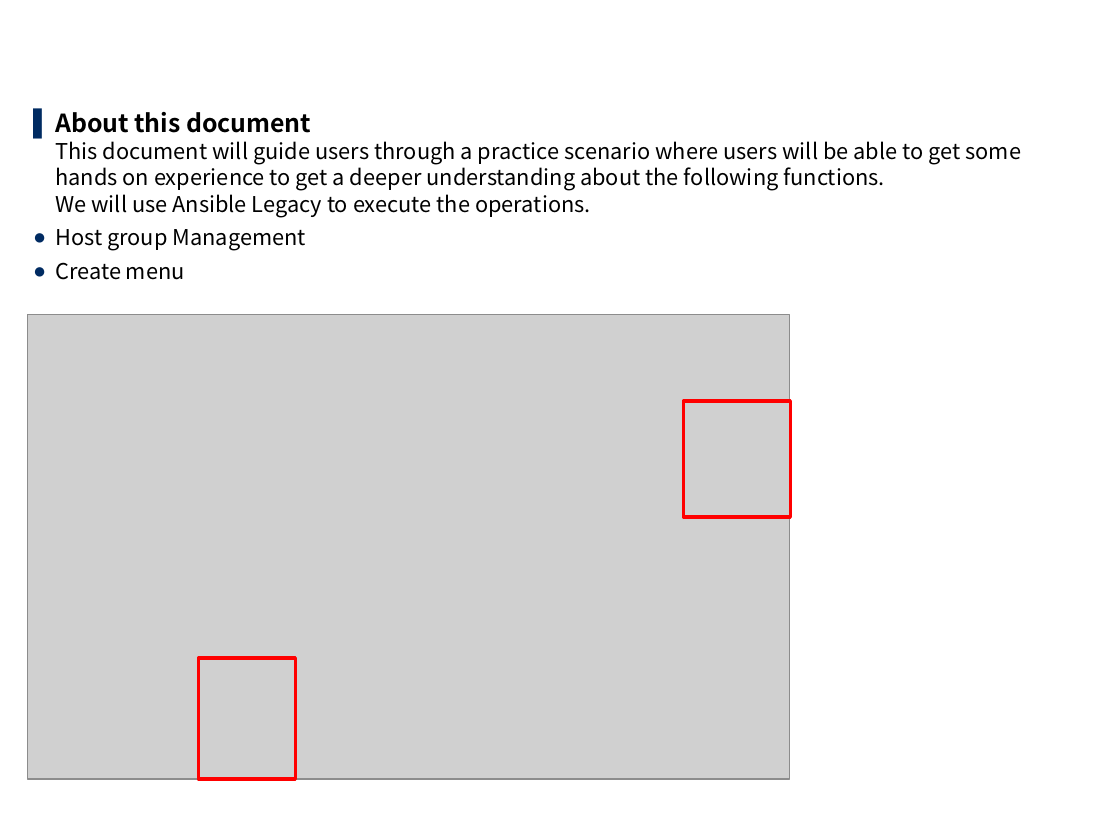
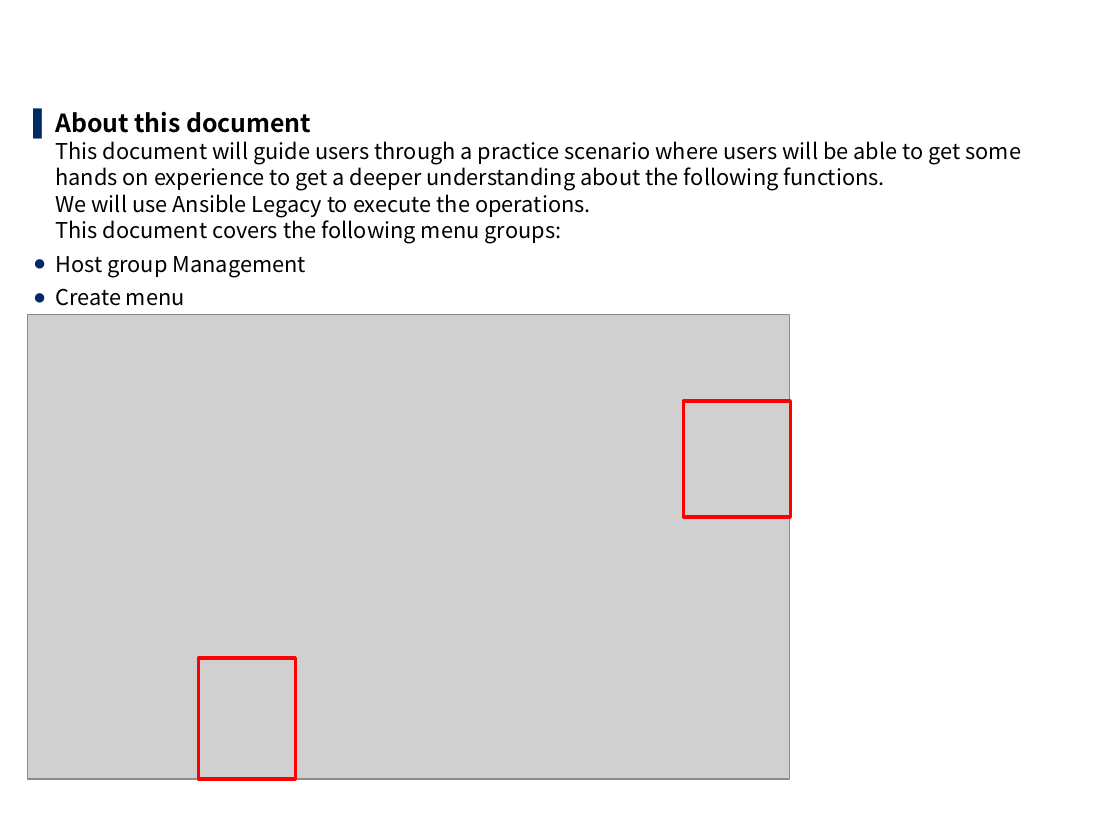
Before and after one commit to exastro-suite/it-automation-docs, a slide deck: slide 4 of asset/Learn/ITA-hg-ps_practice_en.pptx. Drawn at 1120x840 pixels with LibreOffice and Linux fonts; fonts in the diff are those of the drawing; grey boxes stand for pictures; background and template pictures are left out. Boxes give left, top, right and bottom in pixels: in the first picture for what was removed or moved away, otherwise in the second. Text is boxed around its words. In the diff, an @@ line names an element or a change of style, - is before the commit and + after.

```diff
--- a/asset/Learn/ITA-hg-ps_practice_en.pptx
+++ b/asset/Learn/ITA-hg-ps_practice_en.pptx
@@ text at (55, 112, 1021, 244): text changed @@
-▌ About this document
-  This document will guide users through a practice scenario where users will be able to get some hands on experience to get a deeper understanding about the following functions.
-  We will use Ansible Legacy to execute the operations.
+▌ About this document
+  This document will guide users through a practice scenario where users will be able to get some hands on experience to get a deeper understanding about the following functions.
+  We will use Ansible Legacy to execute the operations.
+  This document covers the following menu groups:
```
Also in this commit, not shown: 27 other slides changed, 7 other files.
